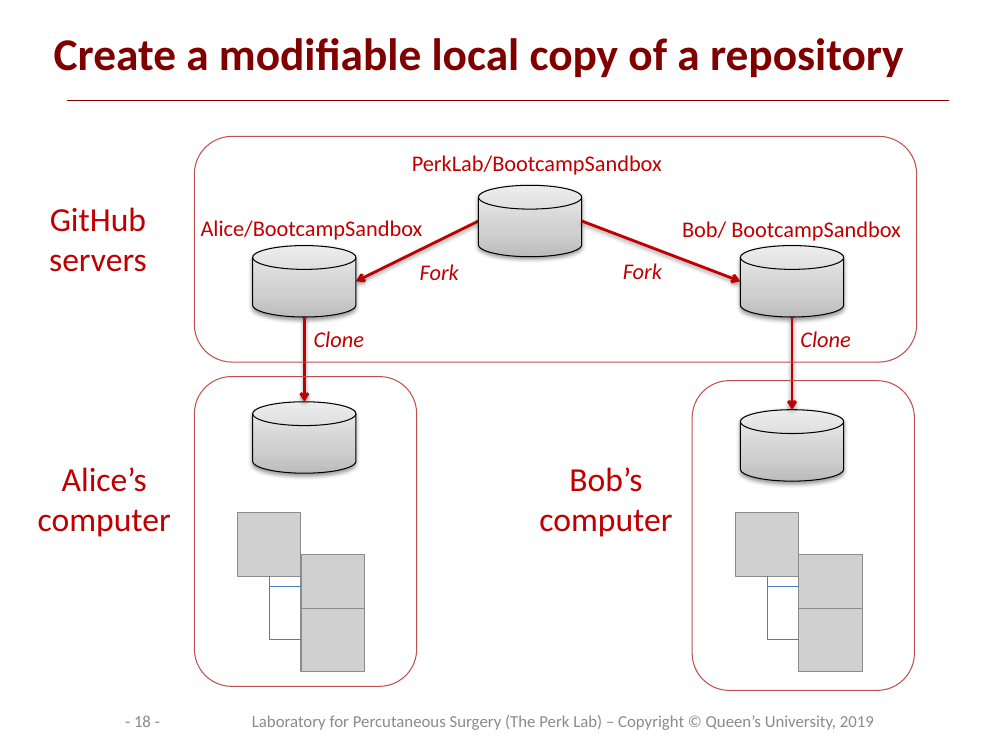
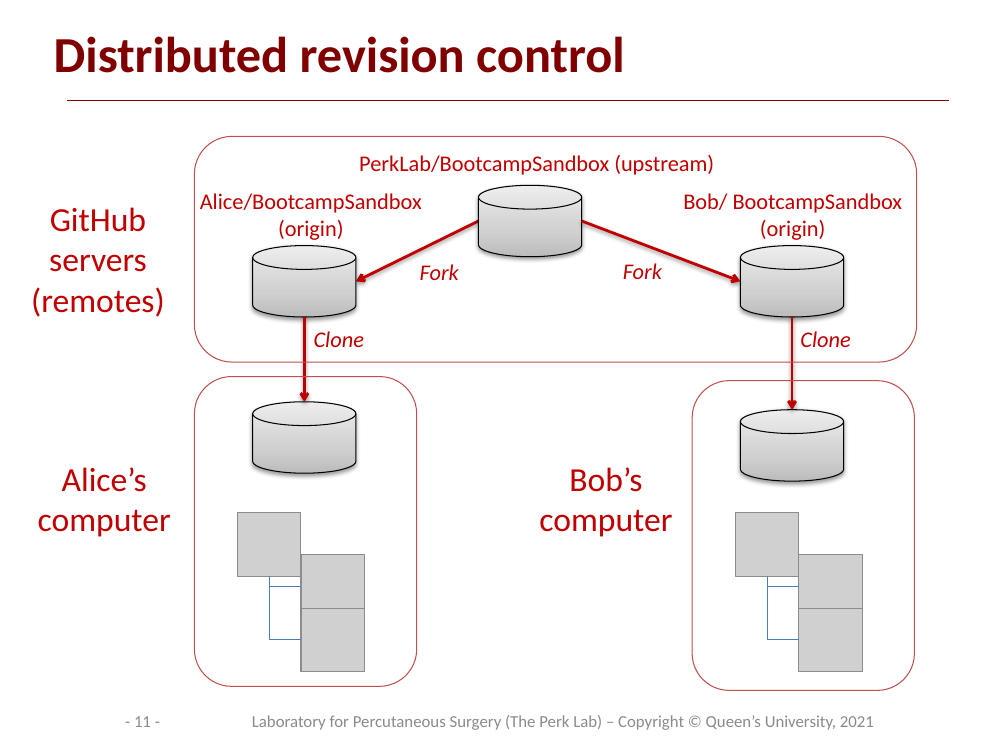
Before and after one commit to PerkLab/PerkLabBootcamp, a slide deck: slide 11 of Doc/day1_2_PerkLabProjectManagement.pptx (slide 18 before the commit). Drawn at 1008x756 pixels with LibreOffice and Linux fonts; fonts in the diff are those of the drawing; grey boxes stand for pictures; background and template pictures are left out. Boxes give left, top, right and bottom in pixels: in the first picture for what was removed or moved away, otherwise in the second. Text is boxed around its words. In the diff, an @@ line names an element or a change of style, - is before the commit and + after.

```diff
--- a/Doc/day1_2_PerkLabProjectManagement.pptx
+++ b/Doc/day1_2_PerkLabProjectManagement.pptx
@@ title at [54,36,625,73]: text changed; size 32.4 to 36 pt @@
-Create a modifiable local copy of a repository
+Distributed revision control
@@ text at [359,155,714,175]: text changed @@
-PerkLab/BootcampSandbox
+PerkLab/BootcampSandbox (upstream)
@@ text at [31,207,165,317]: text changed @@
-GitHub servers
+GitHub servers (remotes)
@@ text at [200,193,422,240]: text changed @@
-Alice/BootcampSandbox
+Alice/BootcampSandbox
+(origin)
@@ text at [683,193,902,240]: text changed @@
-Bob/ BootcampSandbox
+Bob/ BootcampSandbox
+(origin)
@@ page number at [134,716,151,727]: text changed @@
-- 18 -
+- 11 -
@@ text at [252,715,874,730]: text changed @@
-Laboratory for Percutaneous Surgery (The Perk Lab) – Copyright © Queen’s University, 2019
+Laboratory for Percutaneous Surgery (The Perk Lab) – Copyright © Queen’s University, 2021
```
Also in this commit, not shown: 29 other slides changed, 6 slides added, 7 slides removed, 6 other files.
